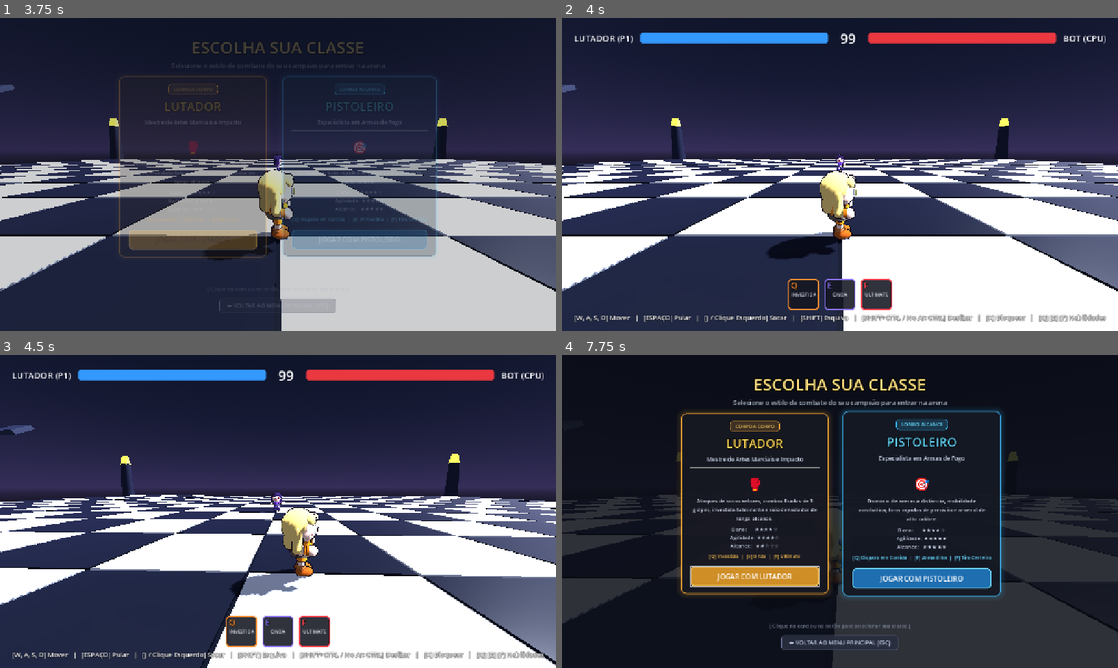
Above: before the commit, frames 1-4 (two rows, left to right).
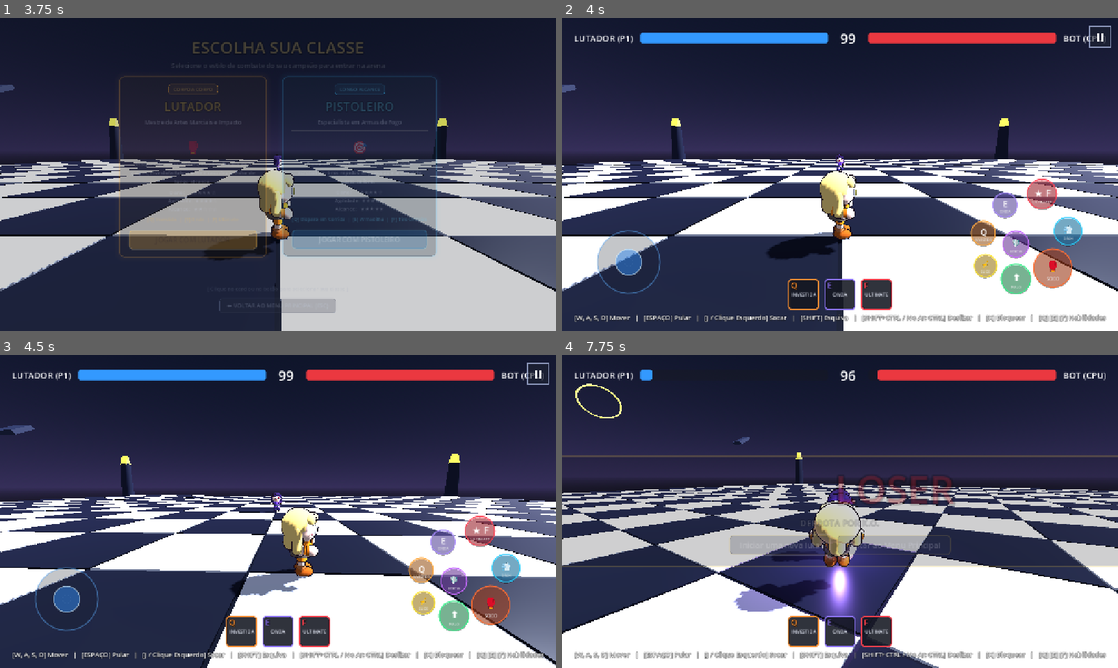
Above: after the commit, the same moments.

Repository: walesson-sg/arenax1
Game: Godot game, scene res://scenes/main_menu.tscn
Same seed, same stepped clock (60 frames per second), same inputs: the game is played once before the commit and once after it.
Inputs (mouse positions are in pixels of both pictures, inside the frame that each line leads up to):
- Up to frame 1 (3.75 s): click "⚡ PARTIDA RÁPIDA (ALEATÓRIO)" at 0.5 s; click "👥 CRIAR SALA DE DUELO (AMIGOS)" at 1.25 s; click "⌨️ ENTRAR POR CÓDIGO DE SALA" at 2 s; click "🤖 TREINO OFFLINE (VS BOT)" at 2.75 s; click "JOGAR COM LUTADOR" at 3.5 s
- Up to frame 2 (4 s): no input
- Up to frame 3 (4.5 s): tap Enter at 4.25 s; move the mouse to (400, 495) at 4.27 s; hold D (move_right) from 4.28 s (still down); hold J (attack) from 4.28 s (still down); click (400, 495) at 4.42 s
- Up to frame 4 (7.75 s): tap Space (jump) at 4.52, 4.82 s; tap K (block) at 4.55 s; release D (move_right) at 5 s; release J (attack) at 5 s; drag from (728, 527) to (812, 574) at 5.02 s; move the mouse to (895, 442) at 5.77 s; hold D (move_right) 5.78-6.5 s; hold Ctrl (slide) 5.78-6.5 s; tap Shift (dash) at 5.85 s; click (895, 442) at 5.92 s; drag from (812, 574) to (673, 464) at 6.52 s; click (778, 545) at 7.25 s, where only the run before the commit has a clickable "Iniciar uma nova luta"

Frame 1 is identical in both runs. In frame 2, 4.3% of the frame differs, in the area x 6-99%, y 2-89%; in frame 3, 4.0%; in frame 4, 84%, in the area x 0-100%, y 0-100%.

Commit message:
feat: suporte mobile completo com analógico virtual e controles de combate touch

Diff:
--- a/project.godot
+++ b/project.godot
@@ -25,6 +25,11 @@
 window/stretch/mode="canvas_items"
 window/stretch/aspect="expand"
 
+[input_devices]
+
+pointing/emulate_touch_from_mouse=true
+pointing/emulate_mouse_from_touch=true
+
 [rendering]
 
 renderer/rendering_method="gl_compatibility"
--- a/scripts/hud.gd
+++ b/scripts/hud.gd
@@ -2,6 +2,8 @@
 
 signal restart_clicked
 signal menu_clicked
+
+const MobileTouchControlsScript = preload("res://scripts/mobile_touch_controls.gd")
 
 @onready var p1_bar: ProgressBar = $MarginContainer/TopBar/P1Health
 @onready var p2_bar: ProgressBar = $MarginContainer/TopBar/P2Health
@@ -23,9 +25,15 @@
 var match_ended: bool = false
 var match_active: bool = false
 
+# Controles Virtuais Touch para Mobile
+var mobile_controls: MobileTouchControls = null
+var btn_toggle_touch: Button = null
+
 func set_match_active(active: bool) -> void:
 	match_active = active
 	visible = active
+	if mobile_controls:
+		mobile_controls.visible = active and not match_ended
 
 # Barra de habilidades
 @onready var skill_bar: HBoxContainer = $SkillBar
@@ -51,7 +59,39 @@
 		btn_resume.pressed.connect(toggle_pause)
 	if btn_pause_menu:
 		btn_pause_menu.pressed.connect(_on_menu_button_pressed)
+
+	# Instanciar e acoplar os Controles Touch Mobile
+	mobile_controls = MobileTouchControlsScript.new()
+	add_child(mobile_controls)
+	mobile_controls.pause_requested.connect(toggle_pause)
+
+	# Adicionar botão de alternar controles touch no menu de pausa
+	_setup_pause_touch_toggle()
+
 	setup_class_hud("fighter")
+
+func _setup_pause_touch_toggle() -> void:
+	if not pause_panel:
+		return
+	var vbox: VBoxContainer = pause_panel.get_node_or_null("VBox")
+	if vbox:
+		btn_toggle_touch = Button.new()
+		btn_toggle_touch.text = "📱 CONTROLES TOUCH: ATIVADOS"
+		btn_toggle_touch.mouse_default_cursor_shape = Control.CURSOR_POINTING_HAND
+		btn_toggle_touch.add_theme_font_size_override("font_size", 16)
+		if btn_resume:
+			btn_toggle_touch.theme = btn_resume.theme
+		btn_toggle_touch.pressed.connect(_on_toggle_touch_pressed)
+		vbox.add_child(btn_toggle_touch)
+		vbox.move_child(btn_toggle_touch, 2)
+
+func _on_toggle_touch_pressed() -> void:
+	if not mobile_controls:
+		return
+	mobile_controls.is_active = !mobile_controls.is_active
+	mobile_controls.visible = mobile_controls.is_active and match_active and not match_ended
+	if btn_toggle_touch:
+		btn_toggle_touch.text = "📱 CONTROLES TOUCH: " + ("ATIVADOS" if mobile_controls.is_active else "DESATIVADOS")
 
 func setup_class_hud(class_id: String) -> void:
 	current_class_id = class_id
@@ -63,6 +103,9 @@
 			bottom_hint.text = "[W, A, S, D] Mover   |   [ESPAÇO] Pular   |   [J / Botão Esquerdo] Tiros   |   [K] Focar Mira   |   [SHIFT] Esquiva   |   [SHIFT+CTRL / No Ar: CTRL] Deslizar   |   [Q] [E] [F] Habilidades"
 		else:
 			bottom_hint.text = "[W, A, S, D] Mover   |   [ESPAÇO] Pular   |   [J / Clique Esquerdo] Socar   |   [SHIFT] Esquiva   |   [SHIFT+CTRL / No Ar: CTRL] Deslizar   |   [K] Bloquear   |   [Q] [E] [F] Habilidades"
+
+	if mobile_controls:
+		mobile_controls.set_class_id(class_id)
 
 	_build_skill_bar()
 
@@ -147,6 +190,9 @@
 
 func setup(p1: Fighter, p2: Fighter) -> void:
 	skill_player = p1
+	if mobile_controls and p1:
+		mobile_controls.set_skill_player(p1)
+
 	if p1:
 		p1.health_changed.connect(_on_p1_health_changed)
 		p1_bar.max_value = p1.max_health
@@ -197,6 +243,9 @@
 
 func show_match_result(player_won: bool, reason: String) -> void:
 	match_ended = true
+	if mobile_controls:
+		mobile_controls.visible = false
+
 	if not game_over_panel:
 		return
 
@@ -217,7 +266,6 @@
 
 	# Animação dramática estilo GTA V (fade in suave + expansão de texto)
 	var tween: Tween = create_tween().set_parallel(true)
-	# Garante que a UI anime em tempo real mesmo se o jogo 3D estiver em câmera lenta
 	tween.set_speed_scale(1.0 / max(Engine.time_scale, 0.05))
 	tween.tween_property(game_over_panel, "modulate:a", 1.0, 0.35)
 	title_label.pivot_offset = title_label.size * 0.5
@@ -236,6 +284,10 @@
 		return
 	var is_paused: bool = !pause_panel.visible
 	pause_panel.visible = is_paused
+
+	if mobile_controls:
+		mobile_controls.visible = !is_paused and match_active and not match_ended
+
 	if btn_resume and is_paused:
 		btn_resume.grab_focus()
 	# No modo offline pausa a física, no modo online apenas abre o menu sem congelar
--- /dev/null
+++ b/scripts/mobile_touch_controls.gd
@@ -0,0 +1,465 @@
+class_name MobileTouchControls
+extends Control
+
+## Controles Virtuais Touchscreen para Mobile / Navegador
+## Fornece Analógico Virtual (Polegar Esquerdo) e Botões de Ação Ergonômicos (Polegar Direito)
+## Suporta Multi-touch com isolamento de dedos e adaptação a qualquer resolução.
+
+signal pause_requested
+
+# Estado de visibilidade
+var is_active: bool = true
+var is_touch_device: bool = false
+var current_class_id: String = "fighter"
+var skill_player: Fighter = null
+
+# Configurações do Analógico Esquerdo
+var joystick_center: Vector2 = Vector2.ZERO
+var joystick_current_pos: Vector2 = Vector2.ZERO
+var joystick_touch_id: int = -1
+var joystick_base_radius: float = 72.0
+var joystick_knob_radius: float = 30.0
+var joystick_max_distance: float = 54.0
+var joystick_deadzone: float = 10.0
+var is_joystick_active: bool = false
+
+# Definições dos Botões de Combate
+var buttons: Dictionary = {}
+var button_touch_map: Dictionary = {} # touch_id -> button_name
+
+# Botão de Pausa
+var pause_btn_rect: Rect2 = Rect2()
+var pause_touch_id: int = -1
+
+# Cores e Estilos
+const COLOR_BG_NORMAL: float = 0.38
+const COLOR_BG_PRESSED: float = 0.80
+
+func _ready() -> void:
+	# Cobrir a tela inteira com passagem de clique transparente
+	set_anchors_preset(Control.PRESET_FULL_RECT)
+	mouse_filter = Control.MOUSE_FILTER_IGNORE
+	process_mode = Node.PROCESS_MODE_ALWAYS
+
+	# Detectar dispositivo com touch
+	_detect_touch_support()
+
+	# Configurar botões com base no tamanho inicial da tela
+	_setup_buttons()
+	resized.connect(_on_resized)
+
+func _detect_touch_support() -> void:
+	is_touch_device = DisplayServer.is_touchscreen_available() or OS.has_feature("mobile")
+	if OS.has_feature("web"):
+		var web_touch = JavaScriptBridge.eval("('ontouchstart' in window) || (navigator.maxTouchPoints > 0)")
+		if web_touch == true:
+			is_touch_device = true
+
+	# Sempre visível em mobile ou em telas touch; se estiver no PC desktop, começa visível se for emulado
+	visible = is_active
+
+func set_class_id(class_id: String) -> void:
+	current_class_id = class_id
+	_setup_buttons()
+	queue_redraw()
+
+func set_skill_player(fighter: Fighter) -> void:
+	skill_player = fighter
+
+func _on_resized() -> void:
+	_setup_buttons()
+	queue_redraw()
+
+func _setup_buttons() -> void:
+	var vp_size: Vector2 = get_viewport_rect().size
+	if vp_size.x <= 0 or vp_size.y <= 0:
+		return
+
+	# Posição do Analógico Virtual (canto inferior esquerdo com margem segura)
+	var joy_margin_left: float = clampf(vp_size.x * 0.12, 100.0, 160.0)
+	var joy_margin_bottom: float = clampf(vp_size.y * 0.22, 110.0, 160.0)
+	joystick_center = Vector2(joy_margin_left, vp_size.y - joy_margin_bottom)
+	if not is_joystick_active:
+		joystick_current_pos = joystick_center
+
+	# Cluster de Combate (canto inferior direito)
+	var right_center_x: float = vp_size.x - clampf(vp_size.x * 0.11, 100.0, 140.0)
+	var right_center_y: float = vp_size.y - clampf(vp_size.y * 0.20, 100.0, 140.0)
+	var origin: Vector2 = Vector2(right_center_x, right_center_y)
+
+	buttons.clear()
+
+	# 1. ATAQUE PRINCIPAL (Central, grande, fácil de martelar com o polegar)
+	var atk_icon: String = "🔫" if current_class_id == "gunslinger" else "🥊"
+	var atk_name: String = "TIRO" if current_class_id == "gunslinger" else "SOCO"
+	buttons["attack"] = {
+		"action": "attack",
+		"pos": origin + Vector2(-10, -5),
+		"radius": 44.0,
+		"color": Color(0.95, 0.35, 0.15),
+		"icon": atk_icon,
+		"label": atk_name,
+		"is_pressed": false
+	}
+
+	# 2. PULO (Posicionado abaixo e à esquerda do ataque)
+	buttons["jump"] = {
+		"action": "jump",
+		"pos": origin + Vector2(-95, 20),
+		"radius": 34.0,
+		"color": Color(0.18, 0.78, 0.45),
+		"icon": "⬆️",
+		"label": "PULO",
+		"is_pressed": false
+	}
+
+	# 3. DASH / ESQUIVA (Acima e à direita do ataque)
+	buttons["dash"] = {
+		"action": "dash",
+		"pos": origin + Vector2(25, -90),
+		"radius": 32.0,
+		"color": Color(0.15, 0.68, 0.95),
+		"icon": "💨",
+		"label": "DASH",
+		"is_pressed": false
+	}
+
+	# 4. DEFESA / MIRA FOCADA
+	var def_label: String = "MIRA" if current_class_id == "gunslinger" else "DEFESA"
+	var def_icon: String = "🎯" if current_class_id == "gunslinger" else "🛡️"
+	buttons["block"] = {
+		"action": "block",
+		"pos": origin + Vector2(-95, -60),
+		"radius": 30.0,
+		"color": Color(0.65, 0.35, 0.92),
+		"icon": def_icon,
+		"label": def_label,
+		"is_pressed": false
+	}
+
+	# 5. DESLIZAR (SLIDE)
+	buttons["slide"] = {
+		"action": "slide",
+		"pos": origin + Vector2(-165, -10),
+		"radius": 26.0,
+		"color": Color(0.95, 0.75, 0.15),
+		"icon": "⚡",
+		"label": "SLIDE",
+		"is_pressed": false
+	}
+
+	# 6. ARCO DE HABILIDADES (Q, E, F)
+	var q_name: String = "CORRIDA" if current_class_id == "gunslinger" else "INVESTIDA"
+	buttons["skill_q"] = {
+		"action": "skill_q",
+		"pos": origin + Vector2(-170, -85),
+		"radius": 28.0,
+		"color": Color(0.25, 0.82, 1.0) if current_class_id == "gunslinger" else Color(0.95, 0.55, 0.2),
+		"icon": "Q",
+		"label": q_name,
+		"skill_idx": 0,
+		"is_pressed": false
+	}
+
+	var e_name: String = "ARMADILHA" if current_class_id == "gunslinger" else "ONDA"
+	buttons["skill_e"] = {
+		"action": "skill_e",
+		"pos": origin + Vector2(-120, -150),
+		"radius": 28.0,
+		"color": Color(1.0, 0.72, 0.2) if current_class_id == "gunslinger" else Color(0.55, 0.45, 0.95),
+		"icon": "E",
+		"label": e_name,
+		"skill_idx": 1,
+		"is_pressed": false
+	}
+
+	# 7. ULTIMATE (F) - Destacado e imponente
+	var f_name: String = "TIRO CERTEIRO" if current_class_id == "gunslinger" else "ULTIMATE"
+	buttons["skill_f"] = {
+		"action": "skill_f",
+		"pos": origin + Vector2(-35, -175),
+		"radius": 34.0,
+		"color": Color(0.95, 0.22, 0.28),
+		"icon": "★ F",
+		"label": f_name,
+		"skill_idx": 2,
+		"is_pressed": false
+	}
+
+	# 8. BOTÃO DE PAUSA (Canto Superior Direito)
+	pause_btn_rect = Rect2(vp_size.x - 65, 20, 48, 48)
+
+func _process(_delta: float) -> void:
+	if not visible:
+		return
+	queue_redraw()
+
+# ==============================================================================
+# ENTRADA DE TOQUES / CLIQUES (MULTI-TOUCH)
+# ==============================================================================
+func _input(event: InputEvent) -> void:
+	if not visible:
+		return
+
+	# Suporta toque de tela e clique de mouse (para testar no PC)
+	if event is InputEventScreenTouch:
+		_handle_touch_event(event.index, event.position, event.pressed)
+	elif event is InputEventScreenDrag:
+		_handle_drag_event(event.index, event.position)
+	elif event is InputEventMouseButton:
+		_handle_touch_event(99, event.position, event.pressed)
+	elif event is InputEventMouseMotion and (event.button_mask & MOUSE_BUTTON_MASK_LEFT):
+		_handle_drag_event(99, event.position)
+
+func _handle_touch_event(touch_id: int, pos: Vector2, is_down: bool) -> void:
+	var vp_size: Vector2 = get_viewport_rect().size
+
+	if is_down:
+		# Revela os controles se o usuário tocou na tela
+		if not is_touch_device:
+			is_touch_device = true
+
+		# 1. Checar Botão de Pausa
+		if pause_btn_rect.has_point(pos):
+			pause_touch_id = touch_id
+			emit_signal("pause_requested")
+			return
+
+		# 2. Checar Botões de Ação da Direita
+		var hit_button: bool = false
+		for btn_id in buttons:
+			var btn: Dictionary = buttons[btn_id]
+			if pos.distance_to(btn["pos"]) <= btn["radius"] * 1.25: # Tolerância ergonômica de 25%
+				button_touch_map[touch_id] = btn_id
+				btn["is_pressed"] = true
+				Input.action_press(btn["action"])
+				hit_button = true
+				queue_redraw()
+				break
+
+		if hit_button:
+			return
+
+		# 3. Checar Zona do Analógico (Metade Esquerda da tela)
+		if pos.x < vp_size.x * 0.48 and pos.y > vp_size.y * 0.25:
+			if joystick_touch_id == -1:
+				joystick_touch_id = touch_id
+				is_joystick_active = true
+				# Joystick Dinâmico: ajusta o centro suavemente para onde o polegar tocou
+				joystick_center = pos
+				_update_joystick_pos(pos)
+				queue_redraw()
+
+	else: # Touch Up / Soltura do dedo
+		if pause_touch_id == touch_id:
+			pause_touch_id = -1
+
+		# Soltura de Botão de Ação
+		if button_touch_map.has(touch_id):
+			var btn_id: String = button_touch_map[touch_id]
+			if buttons.has(btn_id):
+				buttons[btn_id]["is_pressed"] = false
+				Input.action_release(buttons[btn_id]["action"])
+			button_touch_map.erase(touch_id)
+			queue_redraw()
+
+		# Soltura do Analógico
+		if joystick_touch_id == touch_id:
+			joystick_touch_id = -1
+			is_joystick_active = false
+			_reset_joystick()
+			queue_redraw()
+
+func _handle_drag_event(touch_id: int, pos: Vector2) -> void:
+	# Arraste no Analógico
+	if joystick_touch_id == touch_id:
+		_update_joystick_pos(pos)
+		queue_redraw()
+
+	# Arraste entre Botões de Ação (deslizar o dedo para outro golpe)
+	elif button_touch_map.has(touch_id):
+		var current_btn: String = button_touch_map[touch_id]
+		var still_in: bool = pos.distance_to(buttons[current_btn]["pos"]) <= buttons[current_btn]["radius"] * 1.35
+		if not still_in:
+			# Dedo saiu do botão original
+			buttons[current_btn]["is_pressed"] = false
+			Input.action_release(buttons[current_btn]["action"])
+			button_touch_map.erase(touch_id)
+
+			# Verificar se entrou em outro botão vizinho
+			for btn_id in buttons:
+				var btn: Dictionary = buttons[btn_id]
+				if pos.distance_to(btn["pos"]) <= btn["radius"] * 1.2:
+					button_touch_map[touch_id] = btn_id
+					btn["is_pressed"] = true
+					Input.action_press(btn["action"])
+					break
+			queue_redraw()
+
+func _update_joystick_pos(touch_pos: Vector2) -> void:
+	var delta: Vector2 = touch_pos - joystick_center
+	var dist: float = delta.length()
+
+	if dist > joystick_max_distance:
+		joystick_current_pos = joystick_center + delta.normalized() * joystick_max_distance
+	else:
+		joystick_current_pos = touch_pos
+
+	var dir: Vector2 = (joystick_current_pos - joystick_center)
+	var d_len: float = dir.length()
+
+	if d_len > joystick_deadzone:
+		var norm: Vector2 = dir.normalized()
+		var strength: float = clampf((d_len - joystick_deadzone) / (joystick_max_distance - joystick_deadzone), 0.0, 1.0)
+
+		# Mapeamento do Vetor de Movimento (Câmera 3D: -Y é para frente, +Y é para trás)
+		if norm.y < -0.25:
+			Input.action_press("move_forward", abs(norm.y) * strength)
+			Input.action_release("move_backward")
+		elif norm.y > 0.25:
+			Input.action_press("move_backward", abs(norm.y) * strength)
+			Input.action_release("move_forward")
+		else:
+			Input.action_release("move_forward")
+			Input.action_release("move_backward")
+
+		if norm.x < -0.25:
+			Input.action_press("move_left", abs(norm.x) * strength)
+			Input.action_release("move_right")
+		elif norm.x > 0.25:
+			Input.action_press("move_right", abs(norm.x) * strength)
+			Input.action_release("move_left")
+		else:
+			Input.action_release("move_left")
+			Input.action_release("move_right")
+	else:
+		_release_move_actions()
+
+func _reset_joystick() -> void:
+	var vp_size: Vector2 = get_viewport_rect().size
+	var joy_margin_left: float = clampf(vp_size.x * 0.12, 100.0, 160.0)
+	var joy_margin_bottom: float = clampf(vp_size.y * 0.22, 110.0, 160.0)
+	joystick_center = Vector2(joy_margin_left, vp_size.y - joy_margin_bottom)
+	joystick_current_pos = joystick_center
+	_release_move_actions()
+
+func _release_move_actions() -> void:
+	Input.action_release("move_forward")
+	Input.action_release("move_backward")
+	Input.action_release("move_left")
+	Input.action_release("move_right")
+
+# ==============================================================================
+# RENDERIZAÇÃO VETORIAL LIMPA E MODERNA (_DRAW)
+# ==============================================================================
+func _draw() -> void:
+	if not visible:
+		return
+
+	# 1. DESENHAR ANALÓGICO VIRTUAL (ESQUERDA)
+	_draw_joystick()
+
+	# 2. DESENHAR BOTÕES DE COMBATE (DIREITA)
+	for btn_id in buttons:
+		_draw_action_button(buttons[btn_id])
+
+	# 3. DESENHAR BOTÃO DE PAUSA (TOPO DIREITO)
+	_draw_pause_button()
+
+func _draw_joystick() -> void:
+	# Base externa translúcida
+	var base_alpha: float = 0.45 if is_joystick_active else 0.25
+	var base_color: Color = Color(0.08, 0.10, 0.16, base_alpha)
+	var ring_color: Color = Color(0.35, 0.65, 0.95, base_alpha + 0.25)
+
+	draw_circle(joystick_center, joystick_base_radius, base_color)
+	draw_arc(joystick_center, joystick_base_radius, 0, TAU, 36, ring_color, 2.5, true)
+	draw_arc(joystick_center, joystick_deadzone, 0, TAU, 24, Color(1, 1, 1, 0.15), 1.0, true)
+
+	# Setas sutis de direção na base
+	var arrow_dist: float = joystick_base_radius * 0.65
+	var arrow_col: Color = Color(1, 1, 1, 0.20)
+	draw_line(joystick_center + Vector2(0, -arrow_dist), joystick_center + Vector2(0, -arrow_dist + 8), arrow_col, 2.0)
+	draw_line(joystick_center + Vector2(0, arrow_dist), joystick_center + Vector2(0, arrow_dist - 8), arrow_col, 2.0)
+	draw_line(joystick_center + Vector2(-arrow_dist, 0), joystick_center + Vector2(-arrow_dist + 8, 0), arrow_col, 2.0)
+	draw_line(joystick_center + Vector2(arrow_dist, 0), joystick_center + Vector2(arrow_dist - 8, 0), arrow_col, 2.0)
+
+	# Manete central (Knob)
+	var knob_alpha: float = 0.85 if is_joystick_active else 0.50
+	var knob_fill: Color = Color(0.20, 0.55, 0.95, knob_alpha)
+	var knob_border: Color = Color(0.85, 0.95, 1.0, knob_alpha + 0.1)
+
+	# Linha guia elástica quando puxado
+	if is_joystick_active and joystick_current_pos != joystick_center:
+		draw_line(joystick_center, joystick_current_pos, Color(0.35, 0.65, 0.95, 0.4), 3.0, true)
+
+	draw_circle(joystick_current_pos, joystick_knob_radius, knob_fill)
+	draw_arc(joystick_current_pos, joystick_knob_radius, 0, TAU, 28, knob_border, 2.0, true)
+
+func _draw_action_button(btn: Dictionary) -> void:
+	var pos: Vector2 = btn["pos"]
+	var radius: float = btn["radius"]
+	var base_col: Color = btn["color"]
+	var is_p: bool = btn["is_pressed"]
+
+	# Cor de preenchimento e borda
+	var fill_alpha: float = COLOR_BG_PRESSED if is_p else COLOR_BG_NORMAL
+	var fill_col: Color = Color(base_col.r, base_col.g, base_col.b, fill_alpha)
+	var border_col: Color = Color(base_col.r * 1.2, base_col.g * 1.2, base_col.b * 1.2, 0.90)
+
+	# Efeito de escala ao pressionar
+	var draw_r: float = radius * 0.92 if is_p else radius
+
+	# Sombra sutil
+	draw_circle(pos + Vector2(0, 3), draw_r, Color(0, 0, 0, 0.35))
+
+	# Fundo e anel
+	draw_circle(pos, draw_r, fill_col)
+	draw_arc(pos, draw_r, 0, TAU, 32, border_col, 2.5, true)
+
+	# Ícone e texto central
+	var font = ThemeDB.fallback_font
+	if font:
+		var icon_str: String = btn.get("icon", "")
+		var icon_size: int = int(draw_r * 0.70)
+		var str_size: Vector2 = font.get_string_size(icon_str, HORIZONTAL_ALIGNMENT_CENTER, -1, icon_size)
+		draw_string(font, pos + Vector2(-str_size.x * 0.5, str_size.y * 0.30 - 3), icon_str, HORIZONTAL_ALIGNMENT_CENTER, -1, icon_size, Color.WHITE)
+
+		# Sub-rótulo explicativo (abaixo do ícone)
+		var lbl: String = btn.get("label", "")
+		if lbl != "":
+			var lbl_size: int = int(clampf(draw_r * 0.28, 8.0, 11.0))
+			var l_str_size: Vector2 = font.get_string_size(lbl, HORIZONTAL_ALIGNMENT_CENTER, -1, lbl_size)
+			draw_string(font, pos + Vector2(-l_str_size.x * 0.5, draw_r * 0.65), lbl, HORIZONTAL_ALIGNMENT_CENTER, -1, lbl_size, Color(0.9, 0.9, 0.9, 0.85))
+
+	# Overlay de Cooldown para Habilidades (Q, E, F)
+	if btn.has("skill_idx") and skill_player and is_instance_valid(skill_player):
+		var s_idx: int = btn["skill_idx"]
+		var cd_rem: float = skill_player.skill_cooldowns[s_idx]
+		var cd_total: float = skill_player.get_skill_cooldown_total(s_idx)
+		if cd_rem > 0.0 and cd_total > 0.0:
+			# Escurecer botão em cooldown
+			draw_circle(pos, draw_r, Color(0, 0, 0, 0.65))
+			var angle: float = (cd_rem / cd_total) * TAU
+			draw_arc(pos, draw_r - 2, -PI * 0.5, -PI * 0.5 + angle, 32, Color(1, 1, 1, 0.85), 3.0, true)
+
+			# Número do tempo restante
+			if font:
+				var time_str: String = str(int(ceil(cd_rem)))
+				var t_size: int = int(draw_r * 0.85)
+				var t_str_size: Vector2 = font.get_string_size(time_str, HORIZONTAL_ALIGNMENT_CENTER, -1, t_size)
+				draw_string(font, pos + Vector2(-t_str_size.x * 0.5, t_str_size.y * 0.35), time_str, HORIZONTAL_ALIGNMENT_CENTER, -1, t_size, Color(1, 1, 0.4))
+
+func _draw_pause_button() -> void:
+	var bg_col: Color = Color(0.12, 0.14, 0.20, 0.60)
+	var ring_col: Color = Color(0.65, 0.70, 0.85, 0.80)
+	draw_rect(pause_btn_rect, bg_col, true, 8)
+	draw_rect(pause_btn_rect, ring_col, false, 2)
+
+	# Desenhar as duas barras clássicas de pausa ❚❚
+	var bar_w: float = 4.0
+	var bar_h: float = 18.0
+	var c_x: float = pause_btn_rect.position.x + pause_btn_rect.size.x * 0.5
+	var c_y: float = pause_btn_rect.position.y + pause_btn_rect.size.y * 0.5
+	draw_rect(Rect2(c_x - 7, c_y - bar_h * 0.5, bar_w, bar_h), Color.WHITE, true)
+	draw_rect(Rect2(c_x + 3, c_y - bar_h * 0.5, bar_w, bar_h), Color.WHITE, true)
Not shown, added: docs/Arenax1.apple-touch-icon.png.import
Binary file changed: docs/Arenax1.icon.png
Not shown, added: docs/Arenax1.icon.png.import
Not shown, added: docs/Arenax1.png.import
Not shown, added: scripts/mobile_touch_controls.gd.uid
Not shown, removed: ArenaX1_Build_0.1/Arenax1.console.exe
Not shown, removed: ArenaX1_Build_0.1/Arenax1.exe
Not shown, removed: ArenaX1_Build_0.1/Arenax1.pck
Not shown, changed: docs/Arenax1.pck
